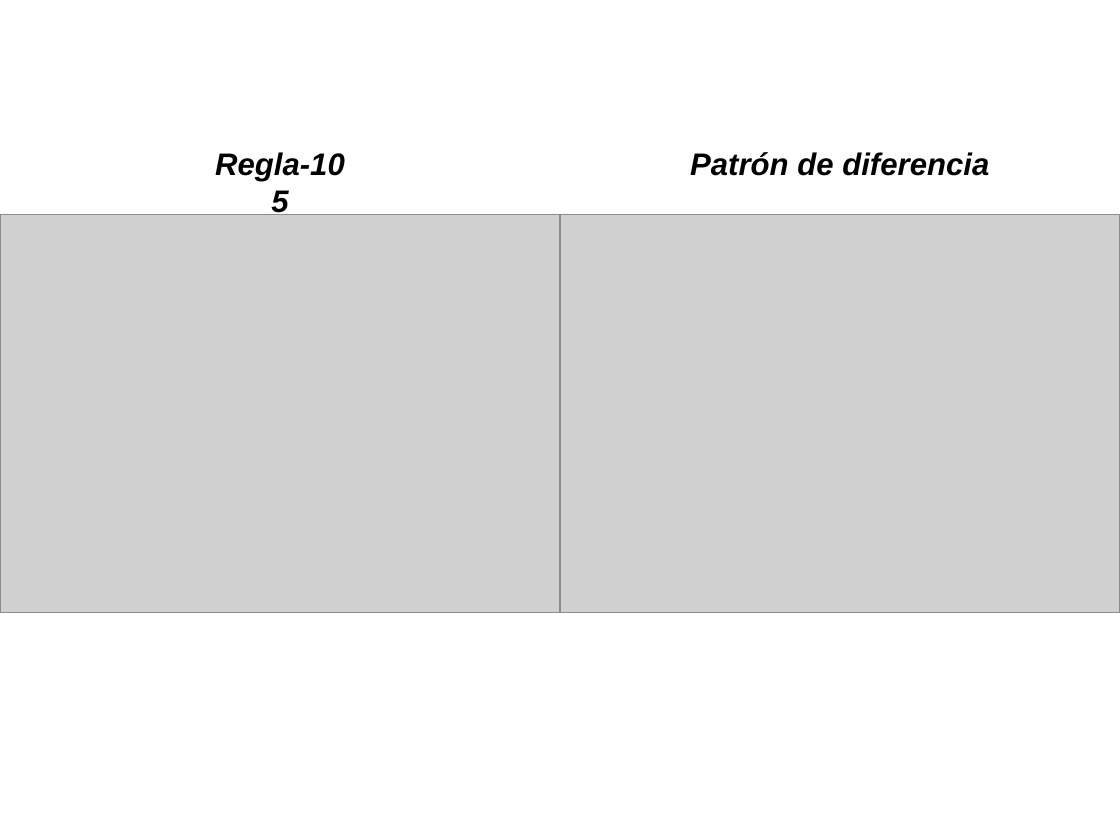
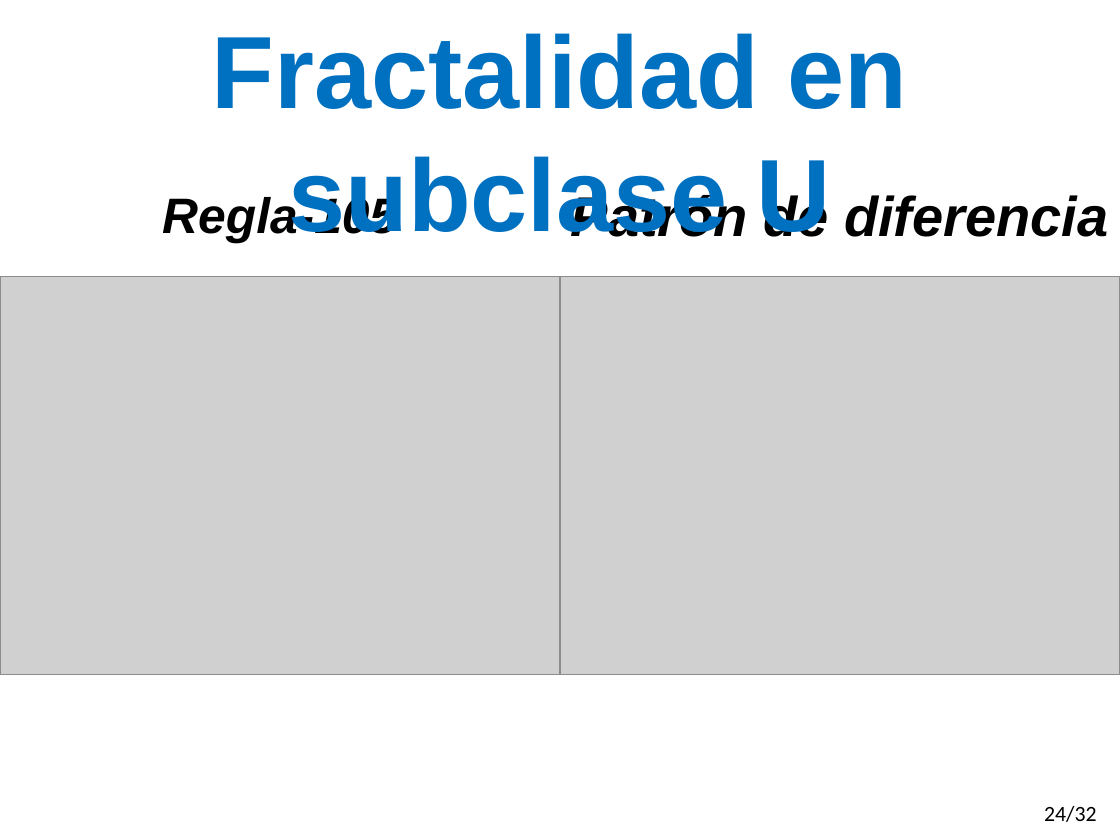
Before and after one commit to gasparalfaro/Tesis-Tesis, a slide deck: slide 25 of Presentacion/Thesis Presentation Gaspar Alfaro.pptx (slide 19 before the commit). Drawn at 1120x840 pixels with LibreOffice and Linux fonts; fonts in the diff are those of the drawing; grey boxes stand for pictures. Boxes give left, top, right and bottom in pixels: in the first picture for what was removed or moved away, otherwise in the second. Text is boxed around its words. In the diff, an @@ line names an element or a change of style, - is before the commit and + after.

```diff
--- a/Presentacion/Thesis Presentation Gaspar Alfaro.pptx
+++ b/Presentacion/Thesis Presentation Gaspar Alfaro.pptx
@@ text added at bbox=[212, 33, 907, 237], 66 pt, text #0070C0, bold @@
+Fractalidad en subclase U
@@ text "Regla-105": place and size @@
-text "Regla-105" at bbox=[215, 152, 345, 181]
+text "Regla-105" at bbox=[162, 194, 397, 244]
@@ text "Regla-105" at bbox=[162, 194, 397, 244]: size 20 to 32 pt @@
@@ text "Patrón de diferencia": place and size @@
-text "Patrón de diferencia" at bbox=[690, 152, 989, 176]
+text "Patrón de diferencia" at bbox=[571, 192, 1108, 246]
@@ text "Patrón de diferencia" at bbox=[571, 192, 1108, 246]: size 20 to 36 pt @@
@@ picture: place and size @@
-picture at bbox=[0, 215, 560, 613]
+picture at bbox=[0, 277, 560, 674]
@@ picture: place and size @@
-picture at bbox=[560, 215, 1120, 613]
+picture at bbox=[560, 277, 1120, 674]
@@ page number added at bbox=[1044, 806, 1097, 822], 14 pt, text #000000 @@
+24/32
```
Also in this commit, not shown: 34 other slides changed, 23 slides added, 6 slides removed.
